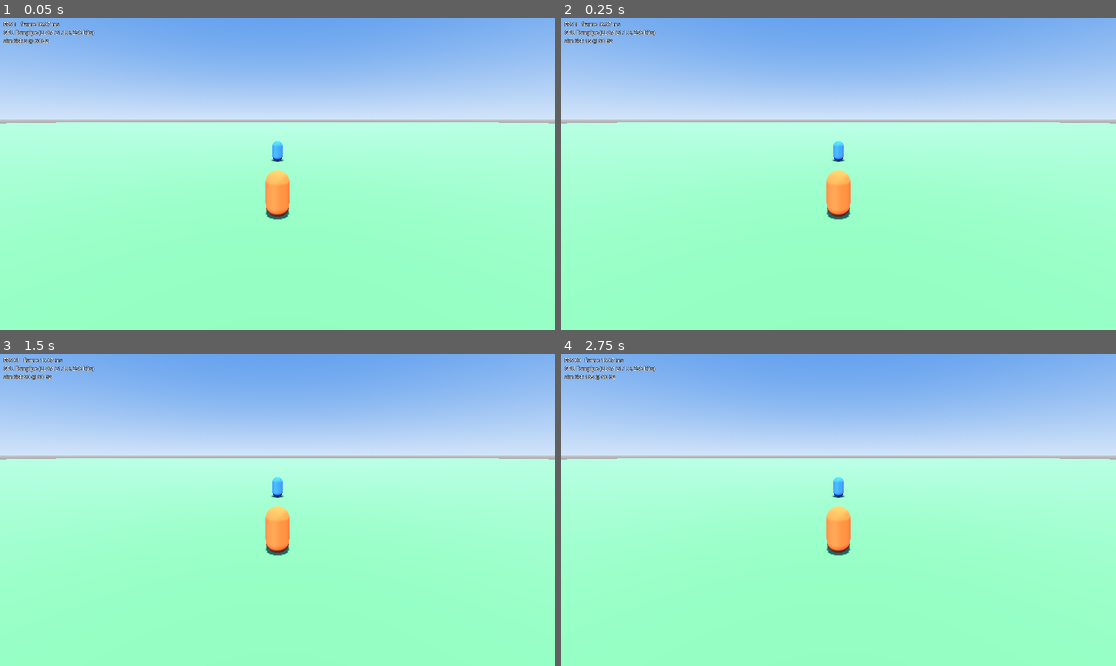
Above: before the commit, frames 1-4 (two rows, left to right).
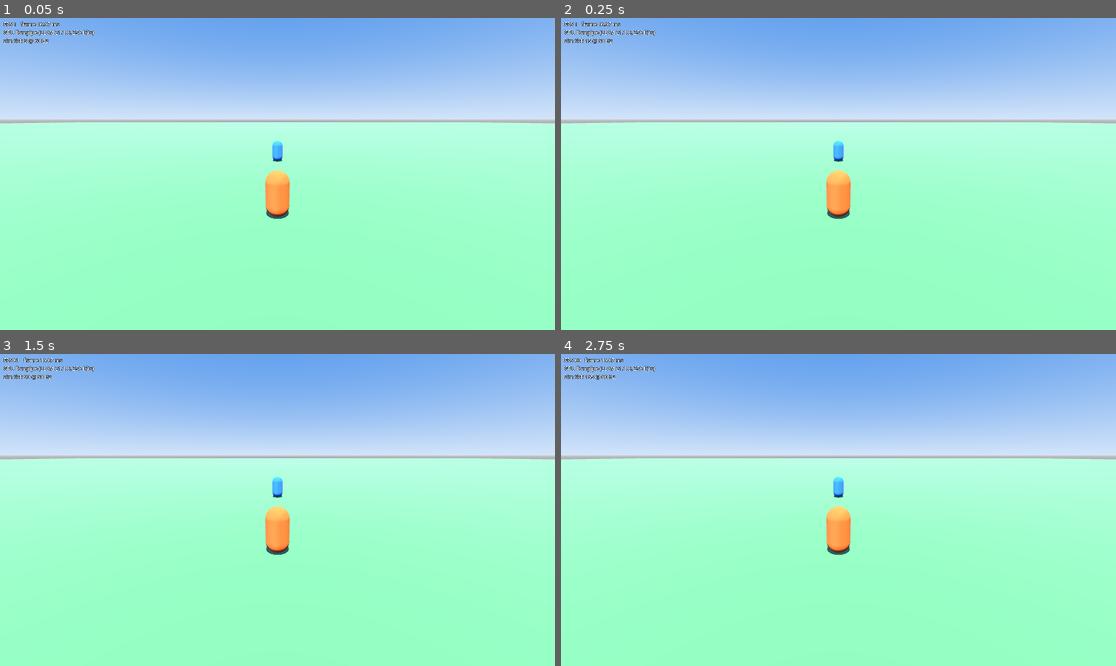
Above: after the commit, the same moments.

Repository: ArnabChatterjee20k/skybreak
Game: Godot game, scene res://game/levels/test_arena.tscn
Two runs of this game, one before a commit and one after it. Both use one fixed random seed, a clock stepped at 60 frames per second and the inputs below.
Inputs (mouse positions are in pixels of both pictures, inside the frame that each line leads up to):
- Up to frame 1 (0.05 s): no input
- Up to frame 2 (0.25 s): no input
- Up to frame 3 (1.5 s): tap Enter at 0.5 s; move the mouse to (399, 494) at 0.52 s; hold D (move_right) 0.53-1.25 s; tap Space (ascend) at 0.6 s; click (399, 494) at 0.67 s; drag from (166, 525) to (249, 572) at 1.27 s
- Up to frame 4 (2.75 s): tap Space (ascend) at 2 s; move the mouse to (894, 441) at 2.02 s; hold D (move_right) from 2.03 s (still down); tap X (fighter_breaker) at 2.1 s

The runs differ from the first frame. In frame 1, less than 0.1% of the frame differs, in the area x 0-100%, y 33-65%; in frame 2, less than 0.1%; in frame 3, less than 0.1%; in frame 4, less than 0.1%.

Commit message:
Add graphics quality presets and a settings menu (T-002)
Low/medium/high presets set MSAA, FXAA, directional shadow size and mesh
LOD on the viewport; a resolution scale (50-100%) renders 3D below window
resolution; vsync is a toggle. Settings save to user://settings.cfg and load
on start. The menu opens with F10 in the test arena.

Co-Authored-By: Claude Opus 5.5 <noreply@anthropic.com>

Diff:
--- a/game/levels/test_arena.tscn
+++ b/game/levels/test_arena.tscn
@@ -1,8 +1,9 @@
-[gd_scene load_steps=11 format=3]
+[gd_scene load_steps=12 format=3]
 
 [ext_resource type="Script" path="res://game/levels/test_arena.gd" id="1_arena"]
 [ext_resource type="Script" path="res://game/input/keyboard_mouse_input.gd" id="2_input"]
 [ext_resource type="Script" path="res://game/debug/debug_overlay.gd" id="3_overlay"]
+[ext_resource type="Script" path="res://game/ui/graphics_menu.gd" id="4_graphics"]
 
 [sub_resource type="ProceduralSkyMaterial" id="sky_material"]
 sky_top_color = Color(0.25, 0.45, 0.85, 1)
@@ -61,3 +62,6 @@
 
 [node name="DebugOverlay" type="CanvasLayer" parent="."]
 script = ExtResource("3_overlay")
+
+[node name="GraphicsMenu" type="CanvasLayer" parent="."]
+script = ExtResource("4_graphics")
--- /dev/null
+++ b/game/settings/graphics_settings.gd
@@ -0,0 +1,76 @@
+class_name GraphicsSettings
+extends RefCounted
+## Player-chosen graphics quality, saved to user://settings.cfg and applied to
+## a viewport. Presets stay inside the GTX 1650 budget: high is the 1080p60 target.
+
+enum Quality { LOW, MEDIUM, HIGH }
+
+const SAVE_PATH := "user://settings.cfg"
+const SECTION := "graphics"
+const MIN_RESOLUTION_SCALE := 0.5
+const MAX_RESOLUTION_SCALE := 1.0
+
+## Per-quality values. Shadow sizes are in pixels.
+const QUALITY_VALUES := {
+	Quality.LOW: {
+		"msaa_3d": Viewport.MSAA_DISABLED,
+		"screen_space_aa": Viewport.SCREEN_SPACE_AA_FXAA,
+		"directional_shadow_size": 1024,
+		"mesh_lod_threshold": 4.0,
+	},
+	Quality.MEDIUM: {
+		"msaa_3d": Viewport.MSAA_2X,
+		"screen_space_aa": Viewport.SCREEN_SPACE_AA_DISABLED,
+		"directional_shadow_size": 2048,
+		"mesh_lod_threshold": 2.0,
+	},
+	Quality.HIGH: {
+		"msaa_3d": Viewport.MSAA_4X,
+		"screen_space_aa": Viewport.SCREEN_SPACE_AA_DISABLED,
+		"directional_shadow_size": 4096,
+		"mesh_lod_threshold": 1.0,
+	},
+}
+
+var quality: Quality = Quality.HIGH
+## Fraction of the window resolution the 3D scene renders at, then upscaled.
+var resolution_scale: float = 1.0:
+	set(value):
+		resolution_scale = clampf(value, MIN_RESOLUTION_SCALE, MAX_RESOLUTION_SCALE)
+var vsync_enabled: bool = true
+
+
+func apply_to(viewport: Viewport) -> void:
+	var values: Dictionary = QUALITY_VALUES[quality]
+	viewport.msaa_3d = values.msaa_3d
+	viewport.screen_space_aa = values.screen_space_aa
+	viewport.mesh_lod_threshold = values.mesh_lod_threshold
+	viewport.scaling_3d_mode = Viewport.SCALING_3D_MODE_BILINEAR
+	viewport.scaling_3d_scale = resolution_scale
+	RenderingServer.directional_shadow_atlas_set_size(values.directional_shadow_size, true)
+	if DisplayServer.get_name() != "headless":
+		DisplayServer.window_set_vsync_mode(
+			DisplayServer.VSYNC_ENABLED if vsync_enabled else DisplayServer.VSYNC_DISABLED)
+
+
+func save(path: String = SAVE_PATH) -> Error:
+	var config := ConfigFile.new()
+	config.load(path)  # Keep other sections; a missing file is fine.
+	config.set_value(SECTION, "quality", quality)
+	config.set_value(SECTION, "resolution_scale", resolution_scale)
+	config.set_value(SECTION, "vsync_enabled", vsync_enabled)
+	return config.save(path)
+
+
+## Loads saved settings; anything missing or invalid keeps its default.
+static func load_saved(path: String = SAVE_PATH) -> GraphicsSettings:
+	var settings := GraphicsSettings.new()
+	var config := ConfigFile.new()
+	if config.load(path) != OK:
+		return settings
+	var saved_quality: int = config.get_value(SECTION, "quality", settings.quality)
+	if QUALITY_VALUES.has(saved_quality):
+		settings.quality = saved_quality as Quality
+	settings.resolution_scale = config.get_value(SECTION, "resolution_scale", settings.resolution_scale)
+	settings.vsync_enabled = config.get_value(SECTION, "vsync_enabled", settings.vsync_enabled)
+	return settings
--- /dev/null
+++ b/game/ui/graphics_menu.gd
@@ -0,0 +1,101 @@
+class_name GraphicsMenu
+extends CanvasLayer
+## Graphics settings panel: quality preset, resolution scale, vsync.
+## F10 toggles it. Changes apply at once and are saved.
+
+const TOGGLE_KEY := KEY_F10
+
+var settings: GraphicsSettings
+
+var _quality_picker: OptionButton
+var _scale_slider: HSlider
+var _scale_label: Label
+var _vsync_toggle: CheckBox
+
+
+func _ready() -> void:
+	layer = 90
+	visible = false
+	settings = GraphicsSettings.load_saved()
+	settings.apply_to(get_viewport())
+	_build_panel()
+
+
+func _unhandled_key_input(event: InputEvent) -> void:
+	var key := event as InputEventKey
+	if key.pressed and not key.echo and key.physical_keycode == TOGGLE_KEY:
+		visible = not visible
+
+
+func _build_panel() -> void:
+	var panel := PanelContainer.new()
+	panel.set_anchors_and_offsets_preset(Control.PRESET_CENTER)
+	add_child(panel)
+	var rows := VBoxContainer.new()
+	rows.add_theme_constant_override("separation", 10)
+	panel.add_child(rows)
+
+	var title := Label.new()
+	title.text = "Graphics  (F10 to close)"
+	rows.add_child(title)
+
+	_quality_picker = OptionButton.new()
+	for quality_name in GraphicsSettings.Quality.keys():
+		_quality_picker.add_item(quality_name.capitalize())
+	_quality_picker.selected = settings.quality
+	_quality_picker.item_selected.connect(_on_quality_selected)
+	rows.add_child(_labelled("Quality", _quality_picker))
+
+	_scale_slider = HSlider.new()
+	_scale_slider.min_value = GraphicsSettings.MIN_RESOLUTION_SCALE
+	_scale_slider.max_value = GraphicsSettings.MAX_RESOLUTION_SCALE
+	_scale_slider.step = 0.05
+	_scale_slider.custom_minimum_size.x = 200
+	_scale_slider.value = settings.resolution_scale
+	_scale_slider.value_changed.connect(_on_scale_changed)
+	_scale_label = Label.new()
+	var scale_row := HBoxContainer.new()
+	scale_row.add_child(_scale_slider)
+	scale_row.add_child(_scale_label)
+	rows.add_child(_labelled("Resolution scale", scale_row))
+	_update_scale_label()
+
+	_vsync_toggle = CheckBox.new()
+	_vsync_toggle.button_pressed = settings.vsync_enabled
+	_vsync_toggle.toggled.connect(_on_vsync_toggled)
+	rows.add_child(_labelled("VSync", _vsync_toggle))
+
+
+func _labelled(text: String, control: Control) -> HBoxContainer:
+	var row := HBoxContainer.new()
+	var label := Label.new()
+	label.text = text
+	label.custom_minimum_size.x = 160
+	row.add_child(label)
+	row.add_child(control)
+	return row
+
+
+func _on_quality_selected(index: int) -> void:
+	settings.quality = index as GraphicsSettings.Quality
+	_apply_and_save()
+
+
+func _on_scale_changed(value: float) -> void:
+	settings.resolution_scale = value
+	_update_scale_label()
+	_apply_and_save()
+
+
+func _on_vsync_toggled(enabled: bool) -> void:
+	settings.vsync_enabled = enabled
+	_apply_and_save()
+
+
+func _update_scale_label() -> void:
+	_scale_label.text = "%d%%" % roundi(settings.resolution_scale * 100)
+
+
+func _apply_and_save() -> void:
+	settings.apply_to(get_viewport())
+	settings.save()
--- /dev/null
+++ b/tests/settings/test_graphics_settings.gd
@@ -0,0 +1,56 @@
+extends GutTest
+
+const TEST_PATH := "user://test_settings.cfg"
+
+
+func after_each() -> void:
+	DirAccess.remove_absolute(ProjectSettings.globalize_path(TEST_PATH))
+
+
+func test_defaults_are_high_quality_at_full_resolution() -> void:
+	var settings := GraphicsSettings.new()
+	assert_eq(settings.quality, GraphicsSettings.Quality.HIGH)
+	assert_eq(settings.resolution_scale, 1.0)
+
+
+func test_resolution_scale_is_clamped_to_supported_range() -> void:
+	var settings := GraphicsSettings.new()
+	settings.resolution_scale = 0.1
+	assert_eq(settings.resolution_scale, GraphicsSettings.MIN_RESOLUTION_SCALE)
+	settings.resolution_scale = 2.0
+	assert_eq(settings.resolution_scale, GraphicsSettings.MAX_RESOLUTION_SCALE)
+
+
+func test_saved_settings_load_back_unchanged() -> void:
+	var settings := GraphicsSettings.new()
+	settings.quality = GraphicsSettings.Quality.LOW
+	settings.resolution_scale = 0.75
+	settings.vsync_enabled = false
+	assert_eq(settings.save(TEST_PATH), OK)
+
+	var loaded := GraphicsSettings.load_saved(TEST_PATH)
+	assert_eq(loaded.quality, GraphicsSettings.Quality.LOW)
+	assert_eq(loaded.resolution_scale, 0.75)
+	assert_false(loaded.vsync_enabled)
+
+
+func test_missing_file_gives_defaults() -> void:
+	var loaded := GraphicsSettings.load_saved("user://does_not_exist.cfg")
+	assert_eq(loaded.quality, GraphicsSettings.Quality.HIGH)
+
+
+func test_unknown_saved_quality_falls_back_to_default() -> void:
+	var config := ConfigFile.new()
+	config.set_value(GraphicsSettings.SECTION, "quality", 99)
+	config.save(TEST_PATH)
+	assert_eq(GraphicsSettings.load_saved(TEST_PATH).quality, GraphicsSettings.Quality.HIGH)
+
+
+func test_apply_sets_viewport_quality_and_scale() -> void:
+	var viewport: SubViewport = add_child_autofree(SubViewport.new())
+	var settings := GraphicsSettings.new()
+	settings.quality = GraphicsSettings.Quality.MEDIUM
+	settings.resolution_scale = 0.8
+	settings.apply_to(viewport)
+	assert_eq(viewport.msaa_3d, Viewport.MSAA_2X)
+	assert_almost_eq(viewport.scaling_3d_scale, 0.8, 0.001)
Not shown, added: game/settings/graphics_settings.gd.uid
Not shown, added: game/ui/graphics_menu.gd.uid
Not shown, added: tests/settings/test_graphics_settings.gd.uid
Not shown, changed: TODO.md
